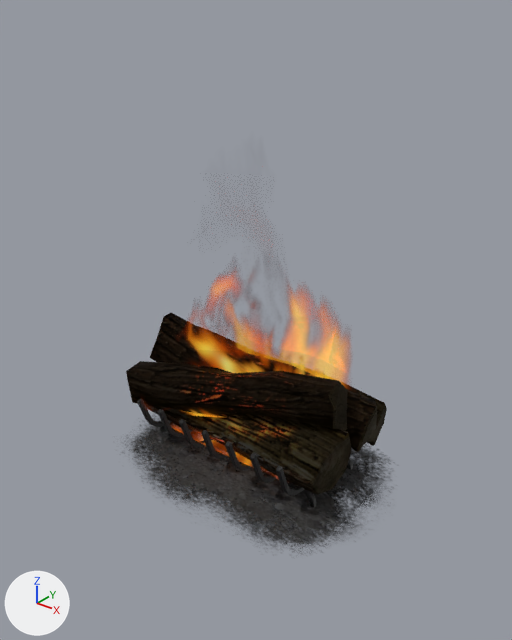
The glTF model assets/models/fireplace_fire.glb: old version first, new version second.
Both versions are drawn from a 50 mm camera at (0.977, -1.21, 1.165) aimed at (0.034, -0.032, 0.434). The lights are fixed; the arrows at lower left show +X, +Y and +Z. Where no turn or scale is listed for an object, it has been applied to the vertices.

Before the edit, the objects in view are built like this:
```python
me_ashes_ashes_0 = bpy.data.meshes.new('Ashes_Ashes_0')
me_ashes_ashes_0.from_pydata(...)  # 60 vertices, 106 faces; spans x -0.431..0.431, y -0.284..0.335, z 0.0..0.035
me_ashes_ashes_0.materials.append(mat_ashes)  # picture img_image_0
me_feu01_animation_0 = bpy.data.meshes.new('Feu01_Animation_0')
me_feu01_animation_0.from_pydata(...)  # 102 vertices, 124 faces; spans x -29.6..29.6, y -75.3..7.2, z -15.1..20.0
me_feu01_animation_0.materials.append(mat_animation)
ob_ashes_ashes_0 = bpy.data.objects.new('Ashes_Ashes_0', me_ashes_ashes_0)
ob_ashes_ashes_0.location = (0.0, -0.025, 0.0)
ob_feu01 = bpy.data.objects.new('Feu01', None)
ob_feu01.parent = ob_logs
ob_feu01.location = (0.0, -10.0, 0.0)
ob_feu01_animation_0 = bpy.data.objects.new('Feu01_Animation_0', me_feu01_animation_0)
ob_feu01_animation_0.parent = ob_feu01
ob_feu01_animation_0.location = (0.0, 0.0, 0.0)
# also in view: 'Log Grate_Log grate_0' at (-0.018, 0.018, 0.084); 'Logs_Logs_0' at (-0.014, 0.013, 0.194)
```
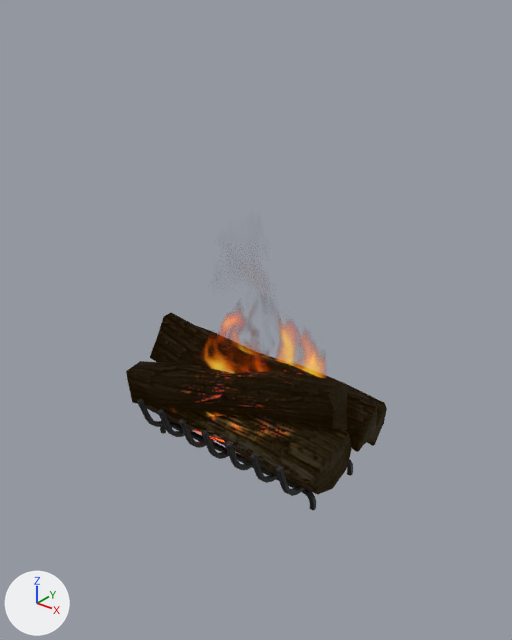
ob_feu01 is not drawn itself; it is the parent of ob_feu01_animation_0.

Boxes (x1, y1, x2, y2) around the edits, measured in the pictures (512 x 640 px):
'Ashes_Ashes_0', deleted (black)
    before: (124, 413, 390, 554)
'Feu01_Animation_0', rescaled
    before: (175, 275, 349, 466)
    after: (205, 313, 324, 416)

The change, as a list of edits to the scene's bpy script:
```text
Change ob_feu01:
    ob_feu01.scale: (1.0, 1.0, 1.0) -> (0.752, 0.752, 0.752)
Remove ob_ashes_ashes_0:
    ob_ashes_ashes_0 = bpy.data.objects.new('Ashes_Ashes_0', me_ashes_ashes_0)
    ob_ashes_ashes_0.location = (0.0, -0.025, 0.0)
```
